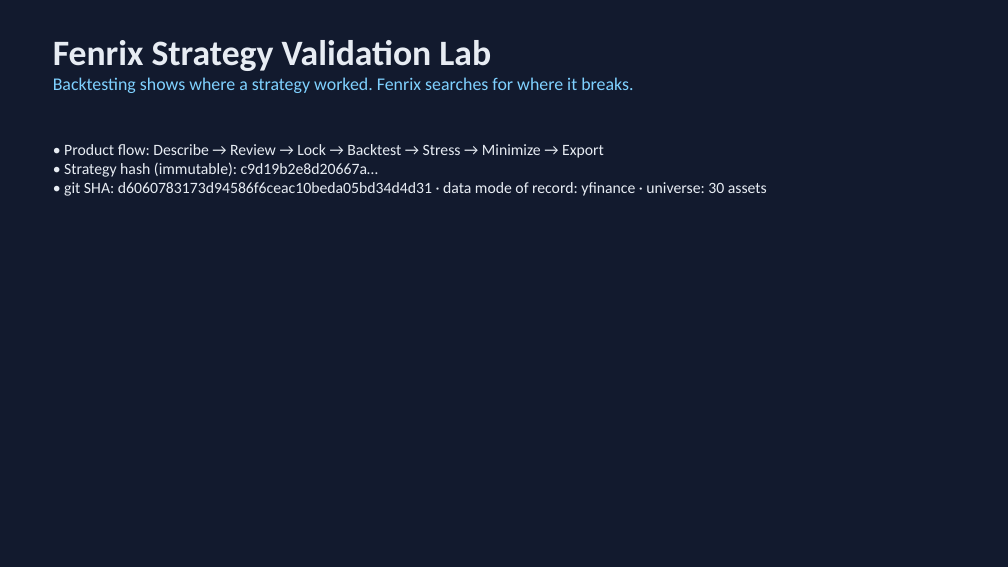
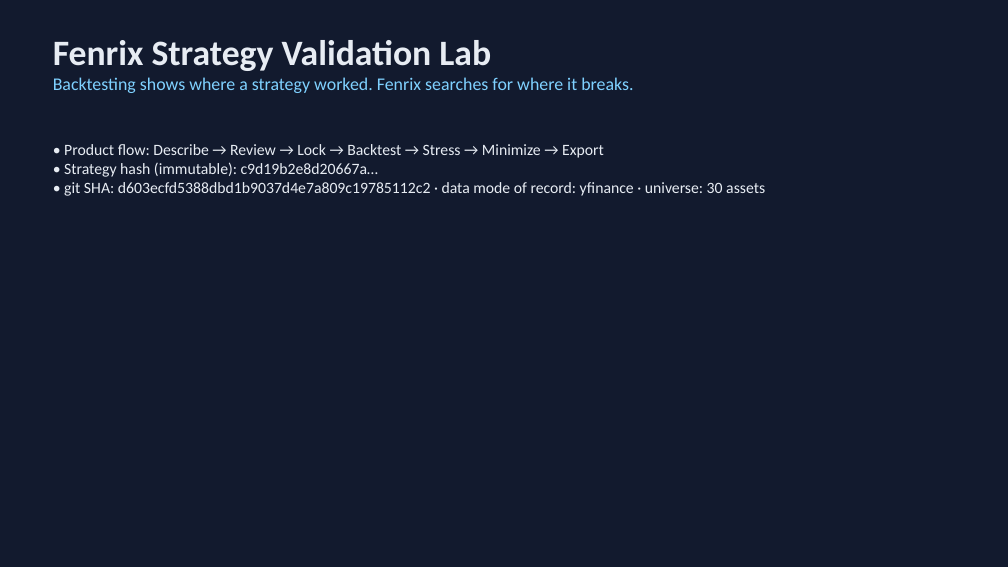
Before and after one commit to Scott-Switzer/market-fuzzer, a slide deck: slide 1 of app/static/pitch-deck/fenrix_deck.pptx. Drawn at 1008x567 pixels with LibreOffice and Linux fonts; fonts in the diff are those of the drawing. Boxes give left, top, right and bottom in pixels: in the first picture for what was removed or moved away, otherwise in the second. Text is boxed around its words. In the diff, an @@ line names an element or a change of style, - is before the commit and + after.

```diff
--- a/app/static/pitch-deck/fenrix_deck.pptx
+++ b/app/static/pitch-deck/fenrix_deck.pptx
@@ text at box(64, 182, 765, 196): text changed @@
-• git SHA: d6060783173d94586f6ceac10beda05bd34d4d31 · data mode of record: yfinance · universe: 30 assets
+• git SHA: d603ecfd5388dbd1b9037d4e7a809c19785112c2 · data mode of record: yfinance · universe: 30 assets
```
Also in this commit, not shown: 3 other slides changed, 3 other files.
